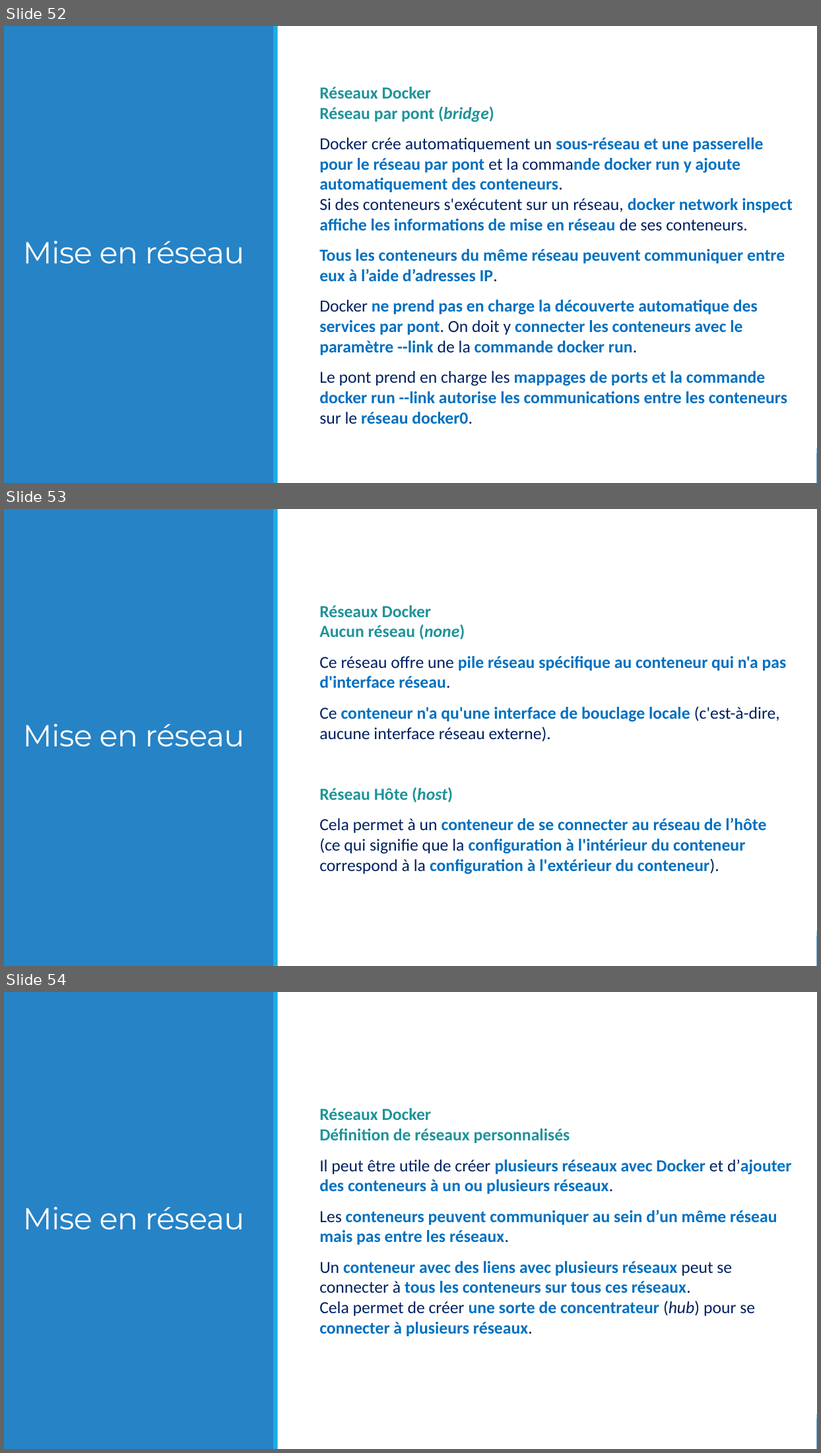
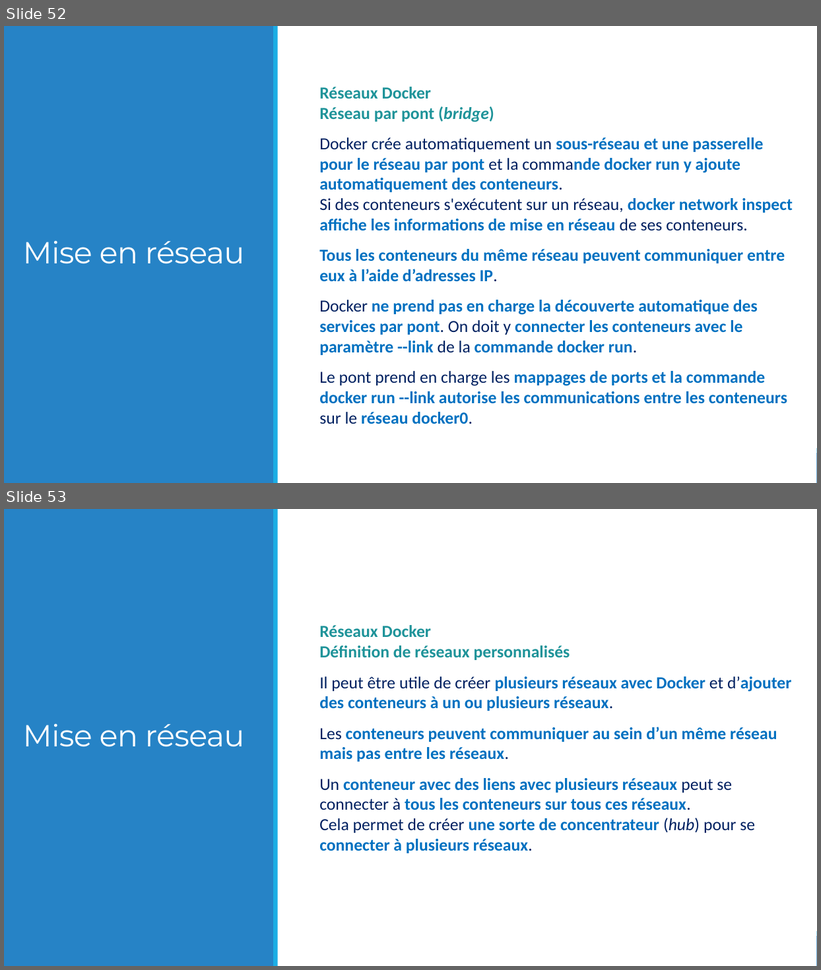
Before and after one commit to lcsavard/docker, a slide deck: Docker (Module 03).pptx. Shown one above the other, each under a label of ours: slides 52, 53 and 54 before the commit, slides 52 and 53 after it. The pictures are 821x1453 and 821x970 pixels, drawn with LibreOffice and Linux fonts; fonts in the diff are those of the drawing. Boxes give left, top, right and bottom in pixels: in the first picture for what was removed or moved away, otherwise in the second. Text is boxed around its words. In the diff, an @@ line names an element or a change of style, - is before the commit and + after.

```diff
--- a/Docker (Module 03).pptx
+++ b/Docker (Module 03).pptx
@@ slide 53 removed at [4, 509, 817, 966], background #FFFFFF; not listed: 2 template elements that a slide beside it also shows @@
@@ rectangle removed at [4, 509, 817, 966] @@
@@ rectangle removed at [4, 509, 274, 966] @@
@@ rectangle removed at [274, 509, 278, 966] @@
@@ text removed at [319, 605, 787, 875] @@
-Réseaux Docker
-Aucun réseau (none)
-Ce réseau offre une pile réseau spécifique au conteneur qui n'a pas d'interface réseau.
-Ce conteneur n'a qu'une interface de bouclage locale (c'est-à-dire, aucune interface réseau externe).
-Réseau Hôte (host)
-Cela permet à un conteneur de se connecter au réseau de l’hôte
-(ce qui signifie que la configuration à l'intérieur du conteneur correspond à la configuration à l'extérieur du conteneur).
@@ title removed at [23, 723, 245, 747] @@
-Mise en réseau
@@ what was slide 54 is now slide 53 @@
```
Also in this commit, not shown: 6 slides changed, 2 other files.
